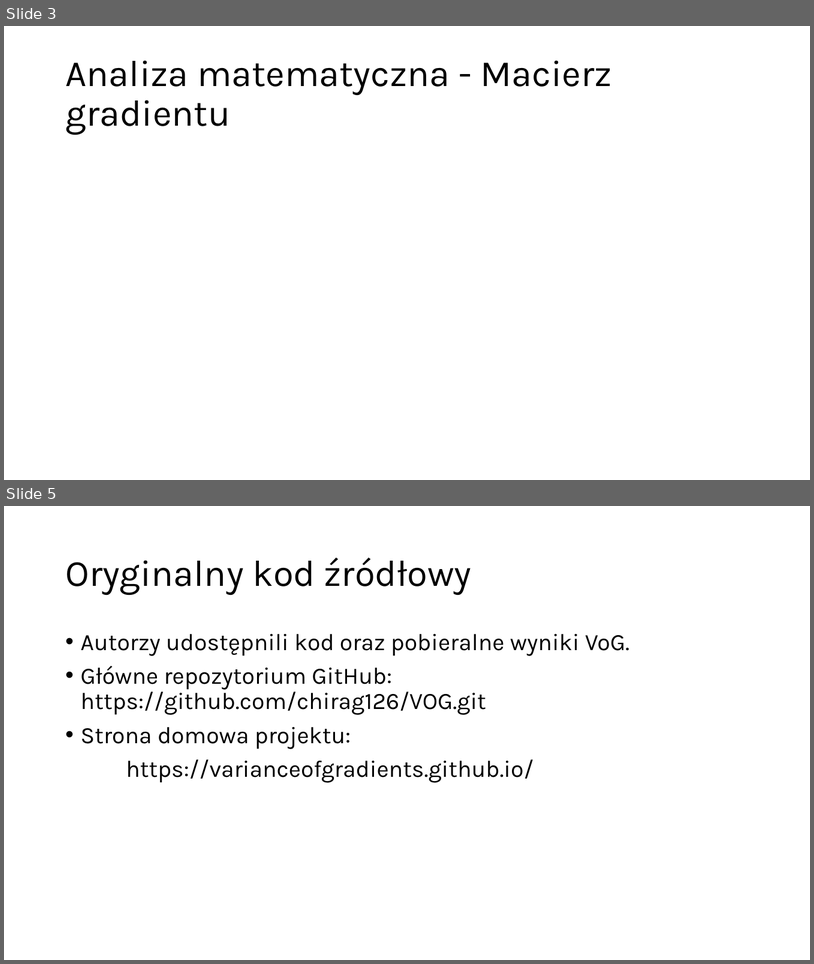
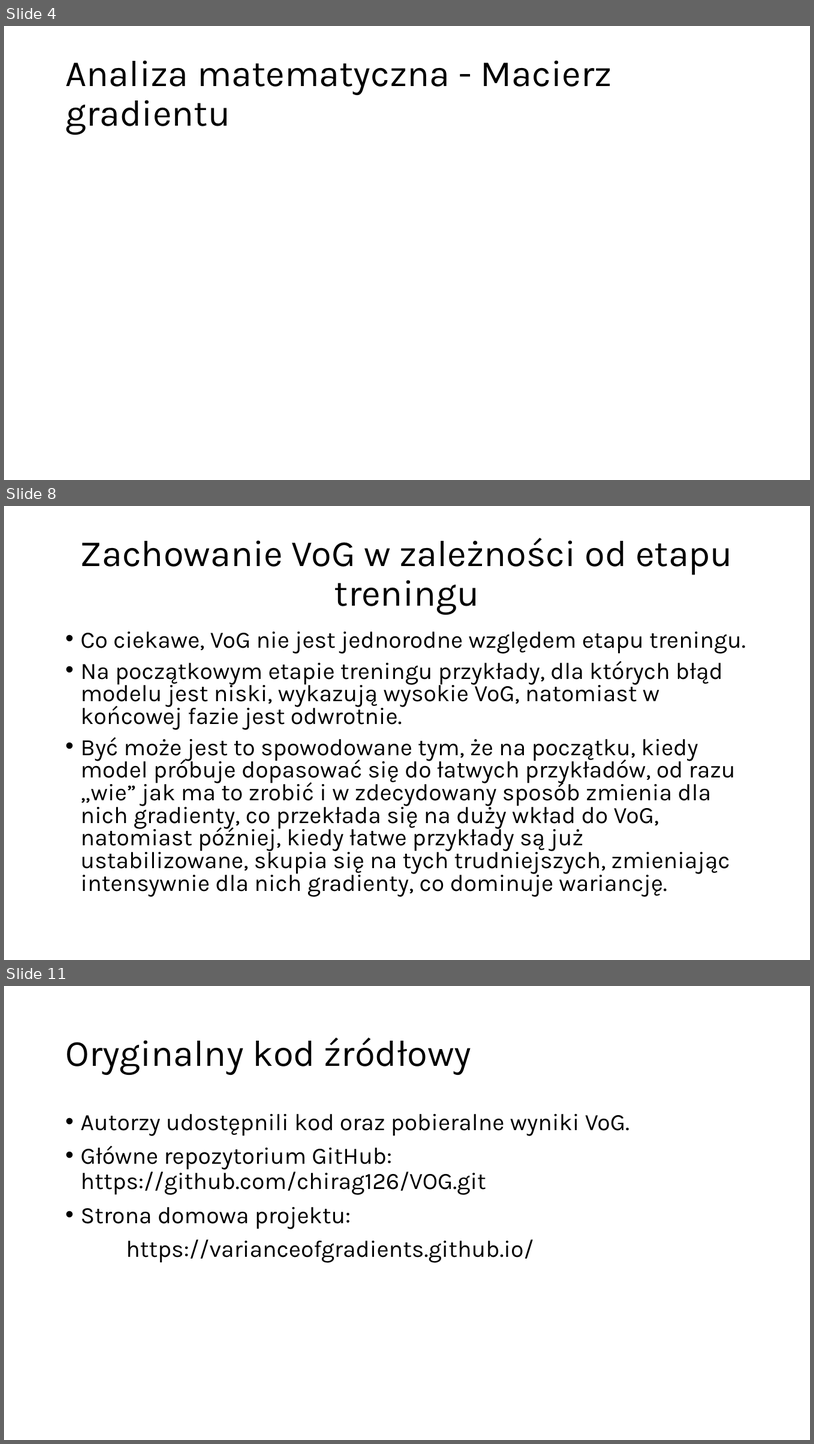
Before and after one commit to Fichey/Impact-of-Data-Ranking-on-Training-Dynamics, a slide deck: Analiza Teoretyczna Metryki VoG.pptx. Shown one above the other, each under a label of ours: slides 3 and 5 before the commit, slides 4, 8 and 11 after it; the slides between them are not shown. The pictures are 814x964 and 814x1444 pixels, drawn with LibreOffice and Linux fonts; fonts in the diff are those of the drawing; grey boxes stand for pictures. Boxes give left, top, right and bottom in pixels: in the first picture for what was removed or moved away, otherwise in the second. Text is boxed around its words. In the diff, an @@ line names an element or a change of style, - is before the commit and + after.

```diff
--- a/Analiza Teoretyczna Metryki VoG.pptx
+++ b/Analiza Teoretyczna Metryki VoG.pptx
@@ slide 8 added at (4,506,810,960), background #FFFFFF @@
@@ title added at (80,538,733,615), 44 pt, text #000000 @@
+Zachowanie VoG w zależności od etapu treningu
@@ text added at (81,631,746,897), 28 pt, text #000000 @@
+• Co ciekawe, VoG nie jest jednorodne względem etapu treningu.
+• Na początkowym etapie treningu przykłady, dla których błąd modelu jest niski, wykazują wysokie VoG, natomiast w końcowej fazie jest odwrotnie.
+• Być może jest to spowodowane tym, że na początku, kiedy model próbuje dopasować się do łatwych przykładów, od razu „wie” jak ma to zrobić i w zdecydowany sposób zmienia dla nich gradienty, co przekłada się na duży wkład do VoG, natomiast później, kiedy łatwe przykłady są już ustabilizowane, skupia się na tych trudniejszych, zmieniając intensywnie dla nich gradienty, co dominuje wariancję.
@@ what was slide 3 is now slide 4 @@
@@ what was slide 5 is now slide 11 @@
```
Also in this commit, not shown: 2 slides changed, 5 other slides added.
